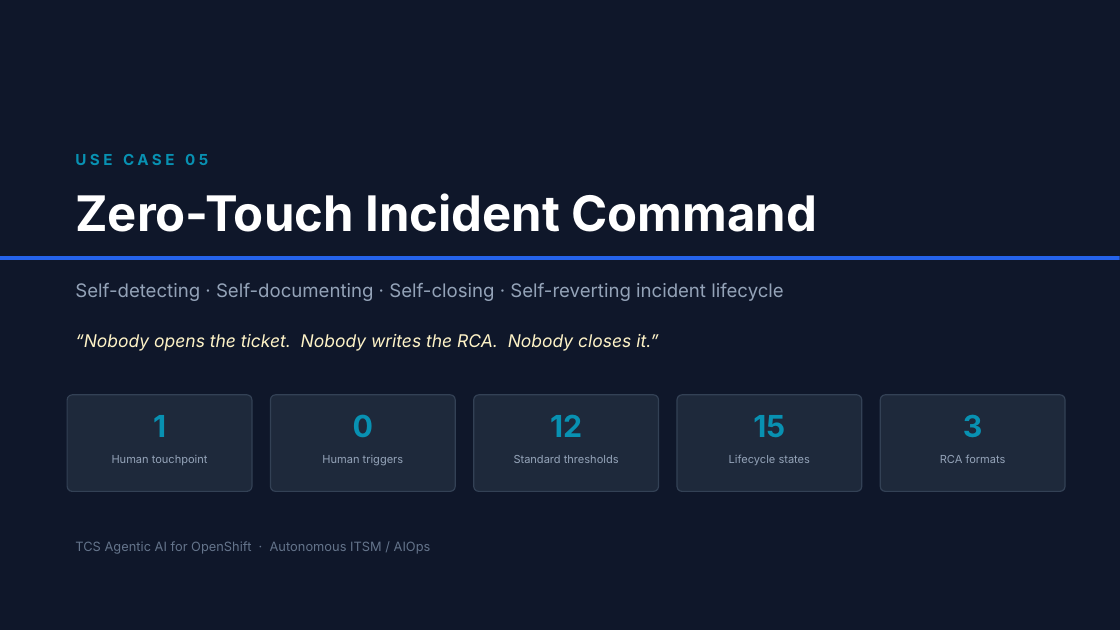
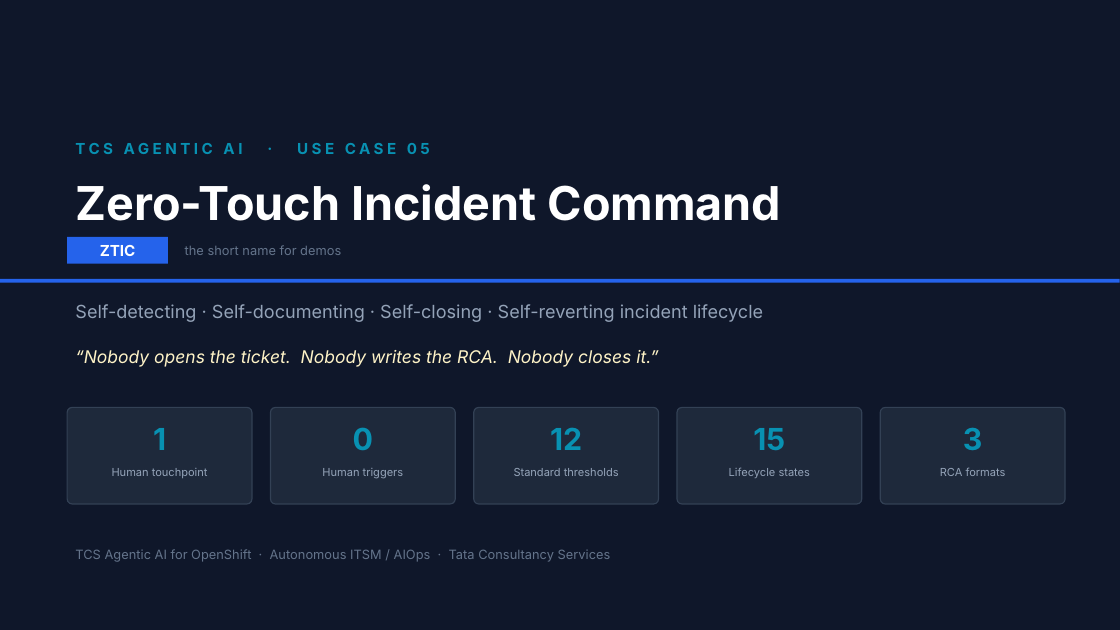
Before and after one commit to cskaruppu/Openshift-mcp-server, a slide deck: slide 1 of usecase/TCS_Agentic_AI_UC05_Zero_Touch_Incident_Command.pptx. Drawn at 1120x630 pixels with LibreOffice and Linux fonts; fonts in the diff are those of the drawing. Boxes give left, top, right and bottom in pixels: in the first picture for what was removed or moved away, otherwise in the second. Text is boxed around its words. In the diff, an @@ line names an element or a change of style, - is before the commit and + after.

```diff
--- a/usecase/TCS_Agentic_AI_UC05_Zero_Touch_Incident_Command.pptx
+++ b/usecase/TCS_Agentic_AI_UC05_Zero_Touch_Incident_Command.pptx
@@ text at [75,143,430,154]: text changed @@
-USE CASE 05
+TCS AGENTIC AI · USE CASE 05
@@ text "Zero-Touch Incident Command": place and size @@
-text "Zero-Touch Incident Command" at [75,193,817,232]
+text "Zero-Touch Incident Command" at [75,184,782,221]
@@ text "Zero-Touch Incident Command" at [75,184,782,221]: size 42 to 40 pt @@
@@ rectangle added at [67,237,168,264], fill #2563EB, 13 pt, text #FFFFFF, bold @@
+ZTIC
@@ text added at [185,245,341,255], 11 pt, text #64748B @@
+the short name for demos
@@ rectangle: place and size @@
-rectangle at [0,256,1120,260]
+rectangle at [0,279,1120,282]
@@ text "Self-detecting · Self-documenting · Self-closing ...": place and size @@
-text "Self-detecting · Self-documenting · Self-closing ..." at [75,283,784,301]
+text "Self-detecting · Self-documenting · Self-closing ..." at [75,304,763,322]
@@ text "Self-detecting · Self-documenting · Self-closing ..." at [75,304,763,322]: size 16 to 15.5 pt @@
@@ 11 texts, 5 rounded rectangles: place and size @@
-11 texts, 5 rounded rectangles at [67,334,1065,492]
+11 texts, 5 rounded rectangles at [67,350,1065,504]
@@ text at [75,549,611,562]: text changed @@
-TCS Agentic AI for OpenShift · Autonomous ITSM / AIOps
+TCS Agentic AI for OpenShift · Autonomous ITSM / AIOps · Tata Consultancy Services
```
Also in this commit, not shown: 15 other slides changed, 5 other files.
